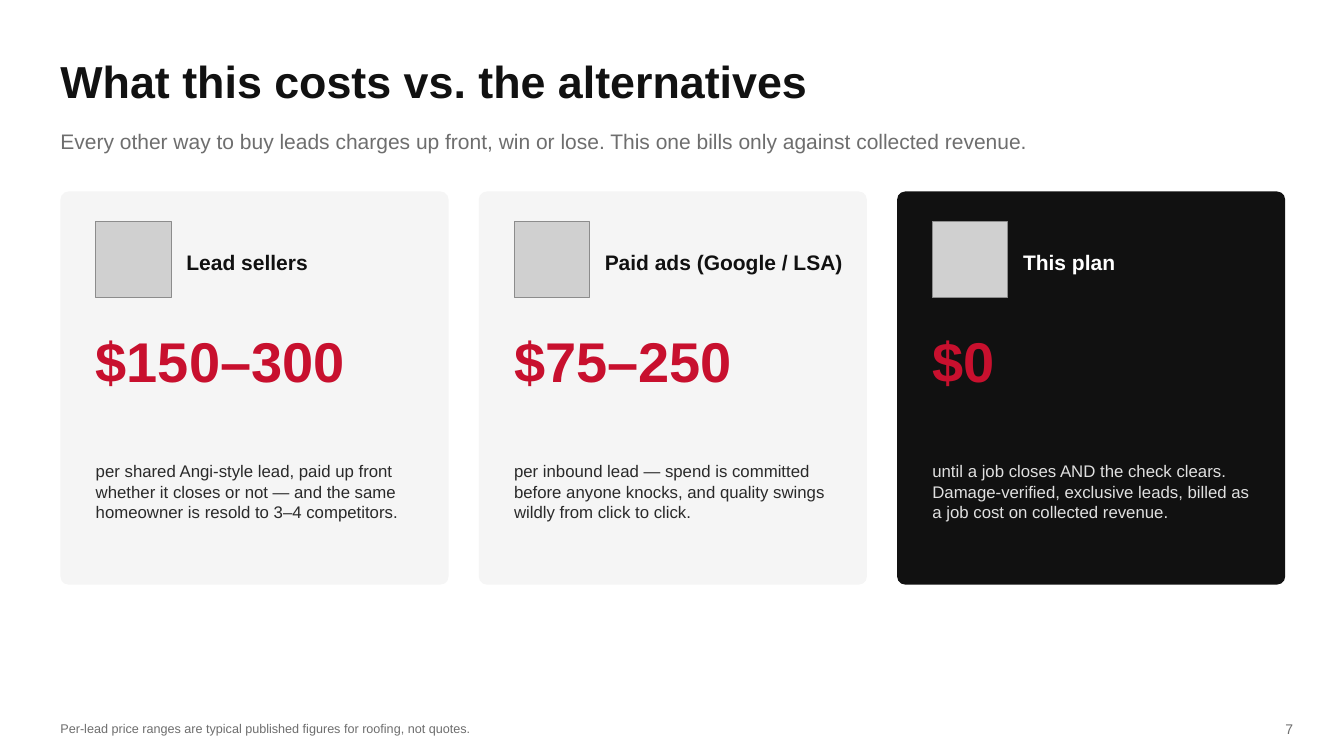
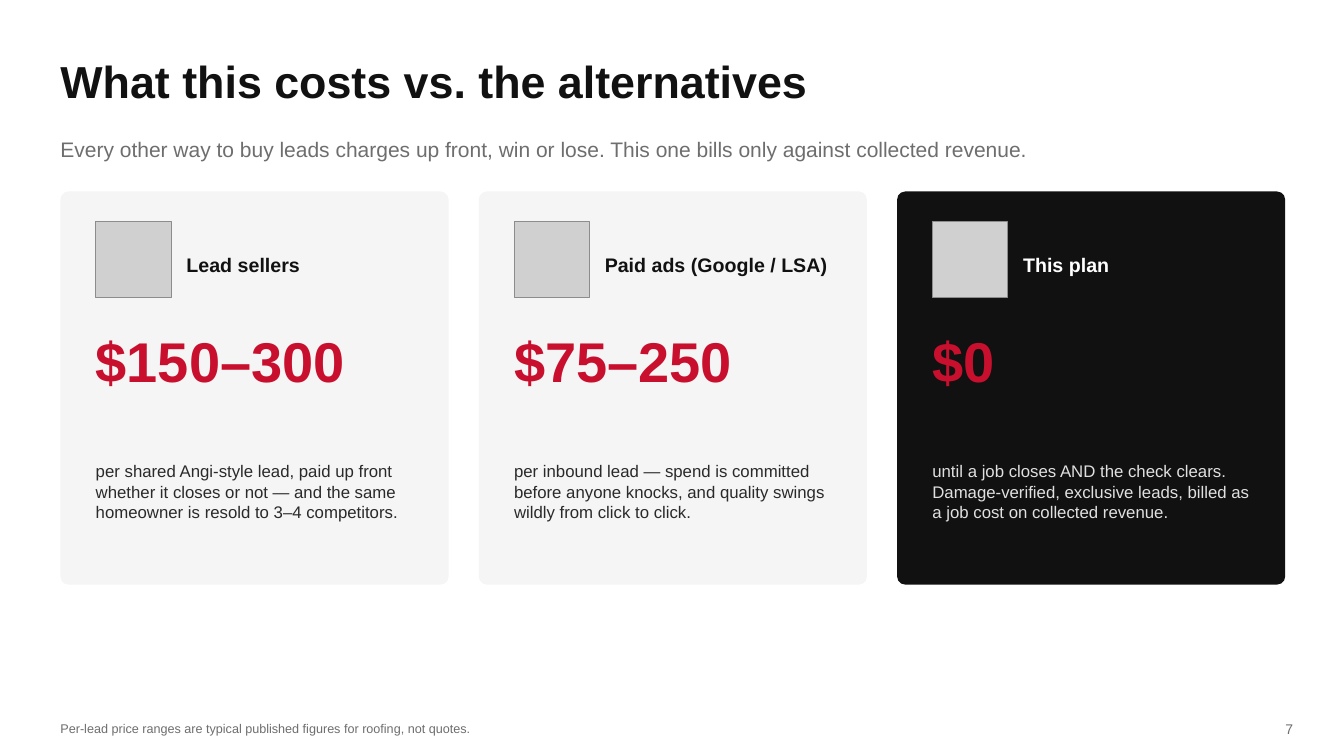
Before and after one commit to DommyD26/roofing-site-template, a slide deck: slide 7 of pitch/Commission-Plan.pptx. Drawn at 1344x756 pixels with LibreOffice and Linux fonts; fonts in the diff are those of the drawing; grey boxes stand for pictures. Boxes give left, top, right and bottom in pixels: in the first picture for what was removed or moved away, otherwise in the second. Text is boxed around its words. In the diff, an @@ line names an element or a change of style, - is before the commit and + after.

```diff
--- a/pitch/Commission-Plan.pptx
+++ b/pitch/Commission-Plan.pptx
@@ text "Every other way to buy ...": place and size @@
-text "Every other way to buy ..." at [60,134,1027,153]
+text "Every other way to buy ..." at [60,142,1027,161]
@@ size 15 to 14 pt in 3 elements at [186,257,300,273], [605,257,827,276], [1023,257,1109,276] @@
```
Also in this commit, not shown: 4 other slides changed, 3 other files.
